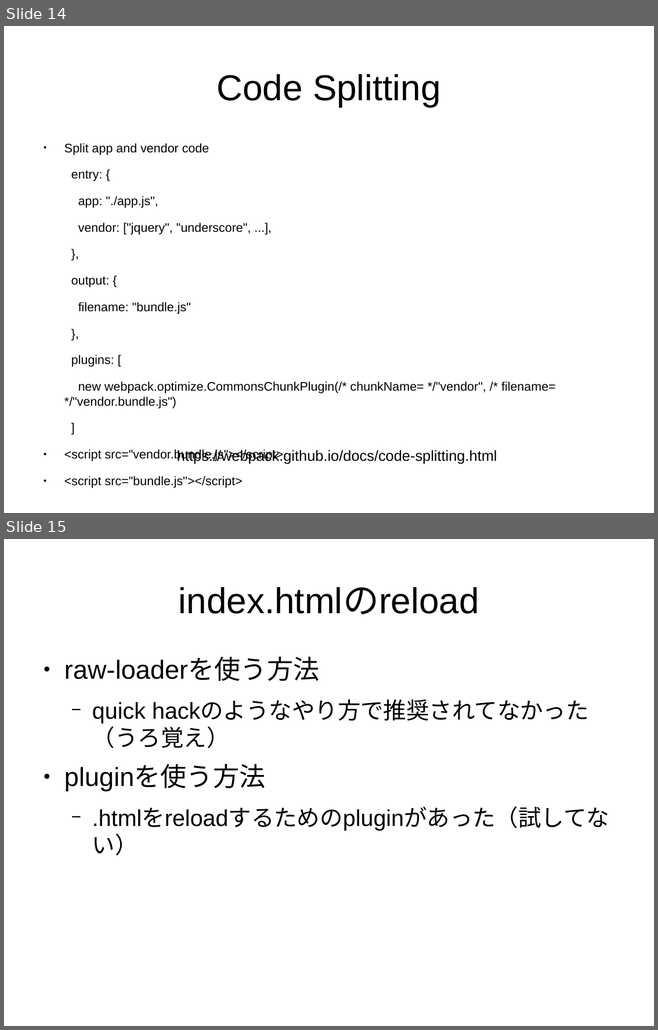
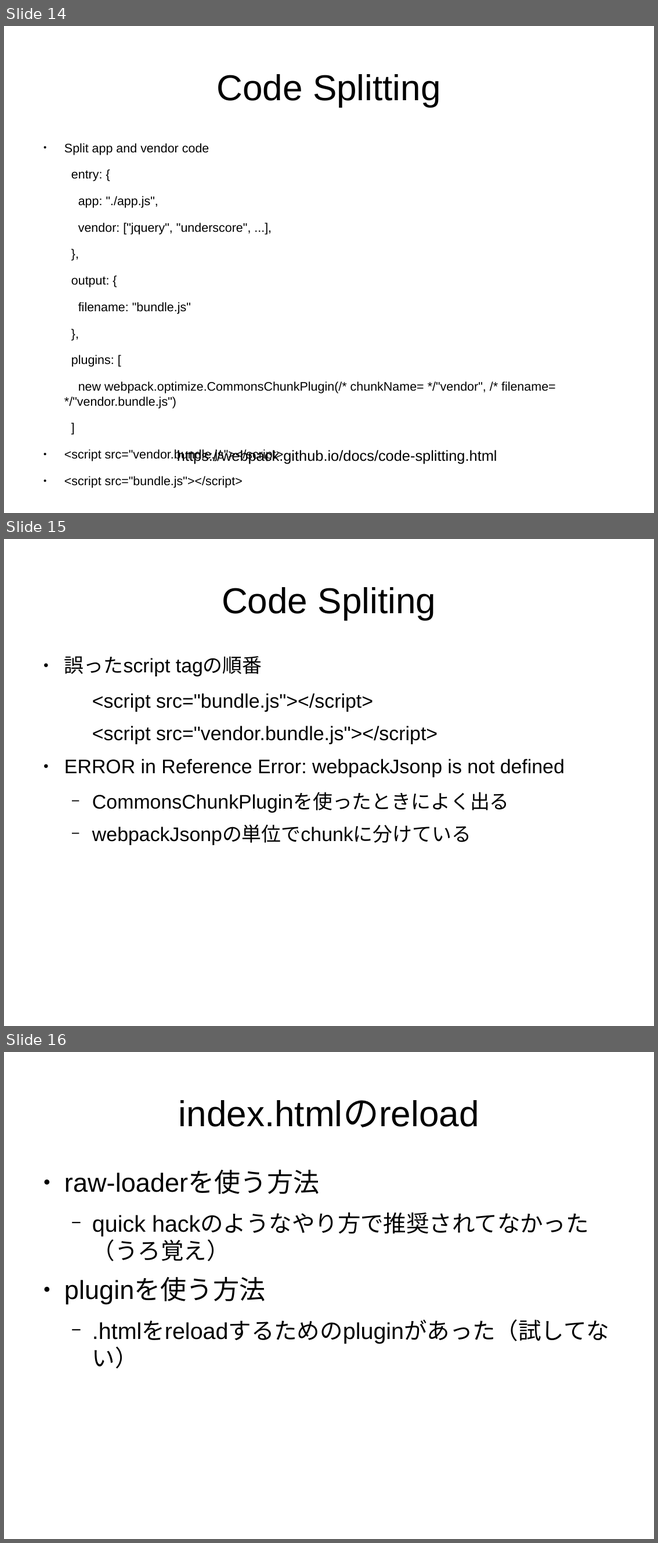
Before and after one commit to sallop/til, a slide deck: webpack入門.odp. Shown one above the other, each under a label of ours: slides 14 and 15 before the commit, slides 14, 15 and 16 after it. The pictures are 658x1030 and 658x1543 pixels, drawn with LibreOffice and Linux fonts; fonts in the diff are those of the drawing. Boxes give left, top, right and bottom in pixels: in the first picture for what was removed or moved away, otherwise in the second. Text is boxed around its words. In the diff, an @@ line names an element or a change of style, - is before the commit and + after.

Commit message:
webpackJsonp is not defined

```diff
--- a/webpack入門.odp
+++ b/webpack入門.odp
@@ slide 15 added at bbox=[4, 539, 654, 1026], background #FFFFFF @@
@@ title added at bbox=[221, 587, 436, 620], 44 pt, text #000000 @@
+Code Spliting
@@ text added at bbox=[64, 656, 564, 845], 24 pt, text #000000 @@
+● 誤ったscript tagの順番
+  <script src="bundle.js"></script>
+  <script src="vendor.bundle.js"></script>
+● ERROR in Reference Error: webpackJsonp is not defined
+  − CommonsChunkPluginを使ったときによく出る
+  − webpackJsonpの単位でchunkに分けている
@@ what was slide 15 is now slide 16 @@
```
